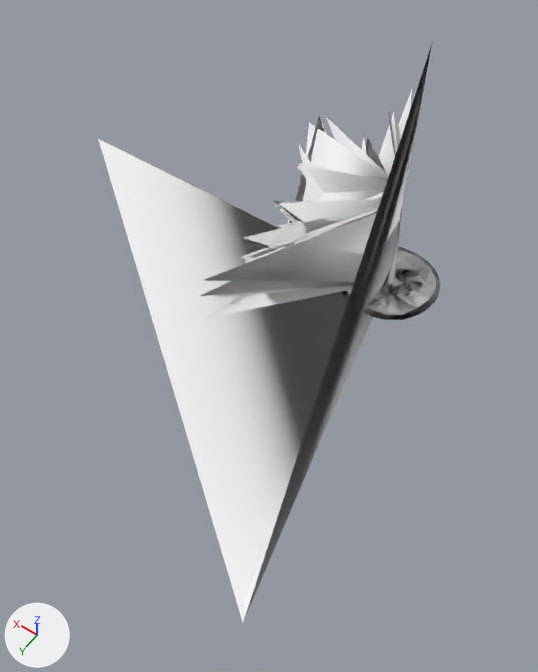
Before and after pictures for a commit that changed the glTF model models/district_00.glb.
Rendered twice from a 50 mm lens placed at (-5978.0, 14618.0, 16993.0), pointed at (3401.0, 1487.0, -3642.0). Lighting does not change. The marker at lower left points along +X, +Y and +Z. The first picture is the older version.

Objects in the first picture: 'GC_Props_Monorail', 'GC_Water_Island2', 'GC_water', 'GothamCity_Map' and 2 more.
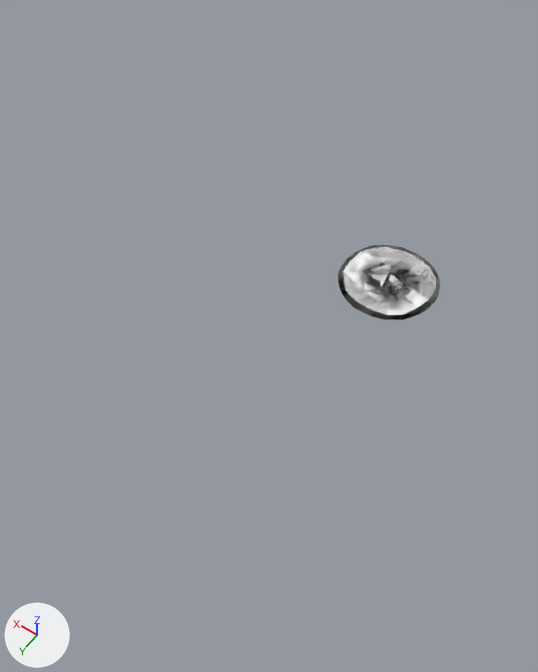
Boxes (x1, y1, x2, y2) around the edits, measured in the pictures (538 x 672 px):
'GothamCity_Map', deleted: before (98, 45, 432, 622)
'GC_Props_Monorail', deleted: before (200, 90, 416, 319)

The change, as a diff of the scene's bpy script:
```diff
--- a/models/district_00.glb.py
+++ b/models/district_00.glb.py
@@ ob_gc_props_monorail @@
-ob_gc_props_monorail = bpy.data.objects.new('GC_Props_Monorail', me_gc_props_monorail)
-ob_gc_props_monorail.location = (0.0, 0.0, 0.0)
@@ ob_gothamcity_map @@
-ob_gothamcity_map = bpy.data.objects.new('GothamCity_Map', me_gothamcity_map)
-ob_gothamcity_map.location = (0.0, 0.0, 0.0)
```
